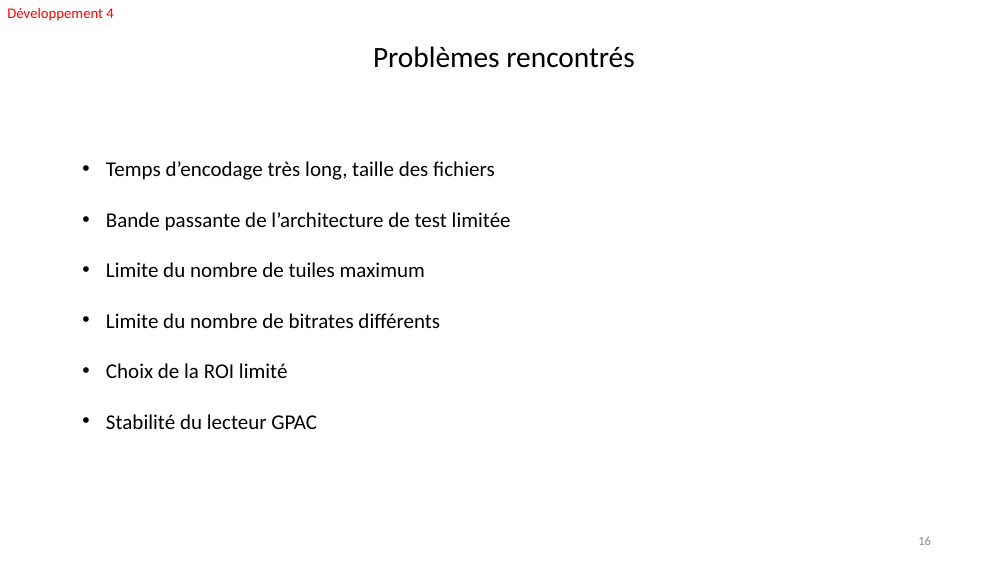
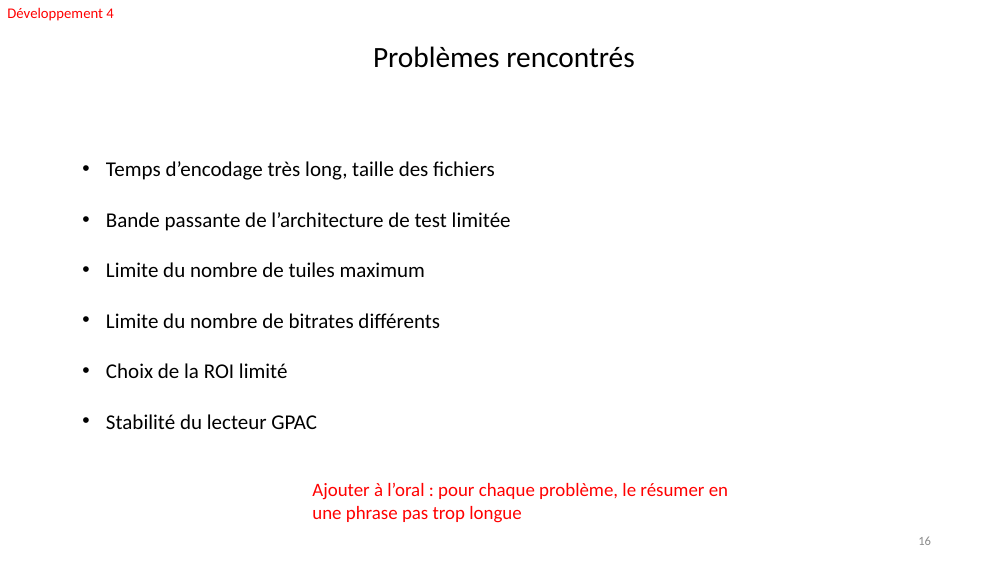
Before and after one commit to FabienMnsn/PRES2, a slide deck: slide 16 of Slides/PRES2019-Projet14-OlivierFourmaux-ROIStreamingImapct-soutenance.pptx. Drawn at 1008x567 pixels with LibreOffice and Linux fonts; fonts in the diff are those of the drawing. Boxes give left, top, right and bottom in pixels: in the first picture for what was removed or moved away, otherwise in the second. Text is boxed around its words. In the diff, an @@ line names an element or a change of style, - is before the commit and + after.

```diff
--- a/Slides/PRES2019-Projet14-OlivierFourmaux-ROIStreamingImapct-soutenance.pptx
+++ b/Slides/PRES2019-Projet14-OlivierFourmaux-ROIStreamingImapct-soutenance.pptx
@@ text added at (x1=312, y1=483, x2=728, y2=523), 18 pt, text #FF0000 @@
+Ajouter à l’oral : pour chaque problème, le résumer en une phrase pas trop longue
```
Also in this commit, not shown: 12 other slides changed, 1 other file.
